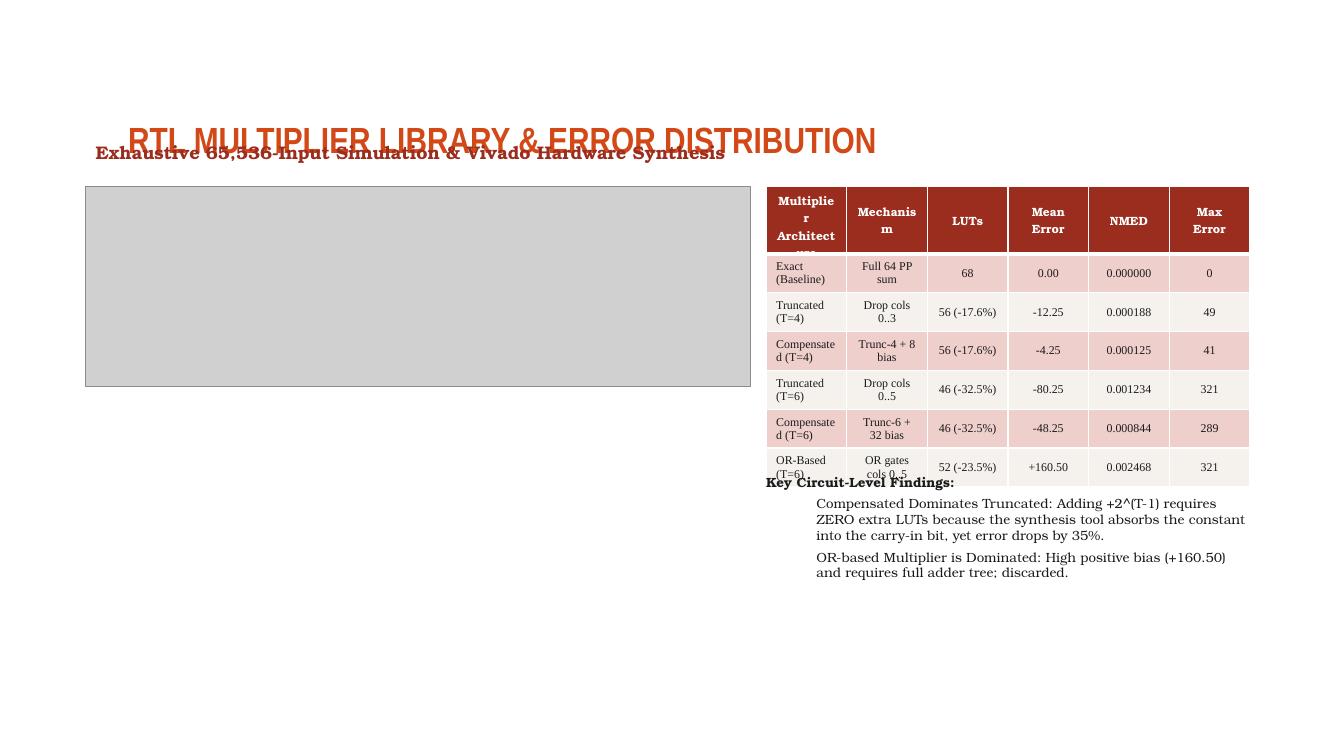
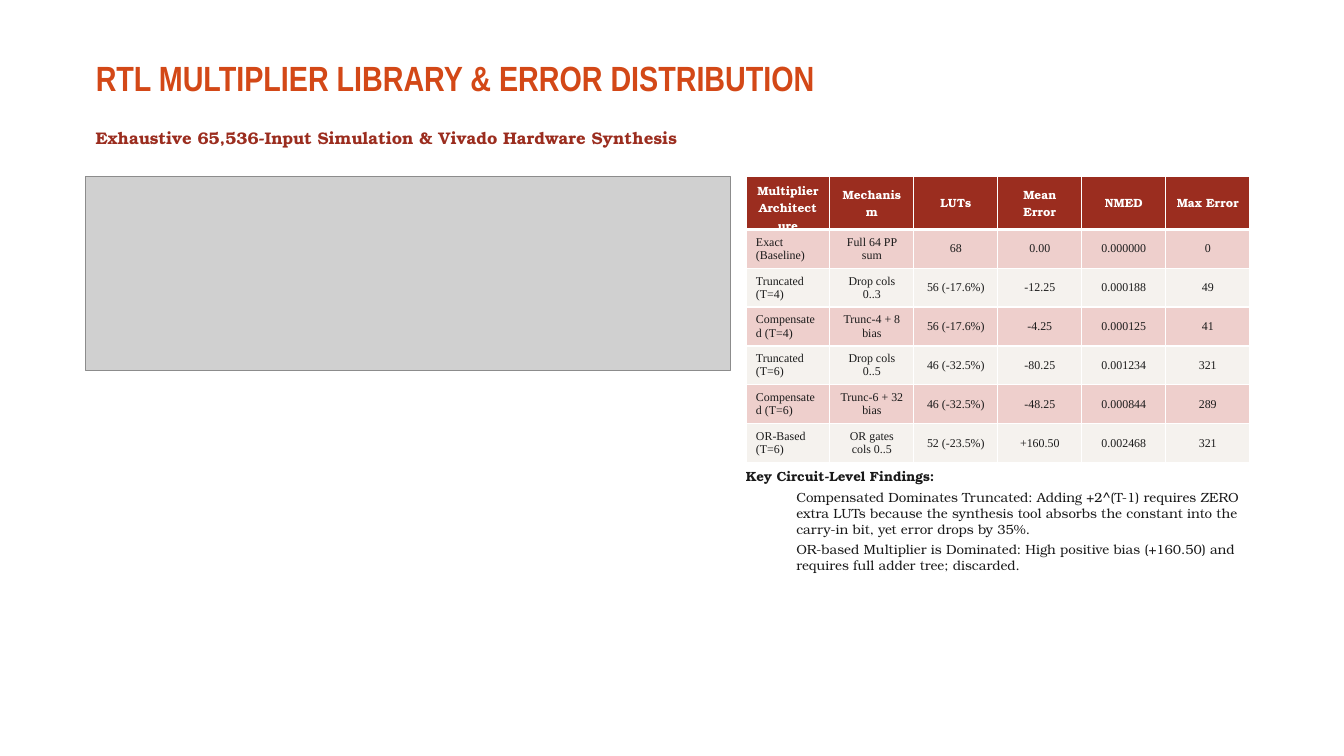
Before and after one commit to ThallapureddyVenkataRamCharanReddy/sensitivity-approx-mult-cnn, a slide deck: slide 7 of Project_Presentation_Complete.pptx. Drawn at 1344x756 pixels with LibreOffice and Linux fonts; fonts in the diff are those of the drawing; grey boxes stand for pictures; background and template pictures are left out. Boxes give left, top, right and bottom in pixels: in the first picture for what was removed or moved away, otherwise in the second. Text is boxed around its words. In the diff, an @@ line names an element or a change of style, - is before the commit and + after.

Commit message:
Fix presentation layout, eliminate duplicate table and shape overlaps across all slides

```diff
--- a/Project_Presentation_Complete.pptx
+++ b/Project_Presentation_Complete.pptx
@@ title "RTL MULTIPLIER LIBRARY & ERROR ...": place and size @@
-title "RTL MULTIPLIER LIBRARY & ERROR ..." at <box>128,124,876,160</box>
+title "RTL MULTIPLIER LIBRARY & ERROR ..." at <box>96,66,815,92</box>
@@ title "RTL MULTIPLIER LIBRARY & ERROR ..." at <box>96,66,815,92</box>: size 26 to 25 pt @@
@@ text "Exhaustive 65,536-Input Simulation & Vivado ...": place and size @@
-text "Exhaustive 65,536-Input Simulation & Vivado ..." at <box>96,140,725,163</box>
+text "Exhaustive 65,536-Input Simulation & Vivado ..." at <box>96,131,677,148</box>
@@ text "Exhaustive 65,536-Input Simulation & Vivado ..." at <box>96,131,677,148</box>: size 13 to 12 pt @@
@@ picture: place and size @@
-picture at <box>86,187,751,386</box>
+picture at <box>86,176,731,370</box>
@@ table: place and size @@
-table at <box>766,187,1250,484</box>
+table at <box>746,176,1248,460</box>
@@ text "Key Circuit-Level Findings:": place and size @@
-text "Key Circuit-Level Findings:" at <box>766,473,1245,580</box>
+text "Key Circuit-Level Findings:" at <box>746,471,1239,573</box>
@@ text "Key Circuit-Level Findings:" at <box>746,471,1239,573</box>: less space between paragraphs @@
```
Also in this commit, not shown: 19 other slides changed, 1 other file.
